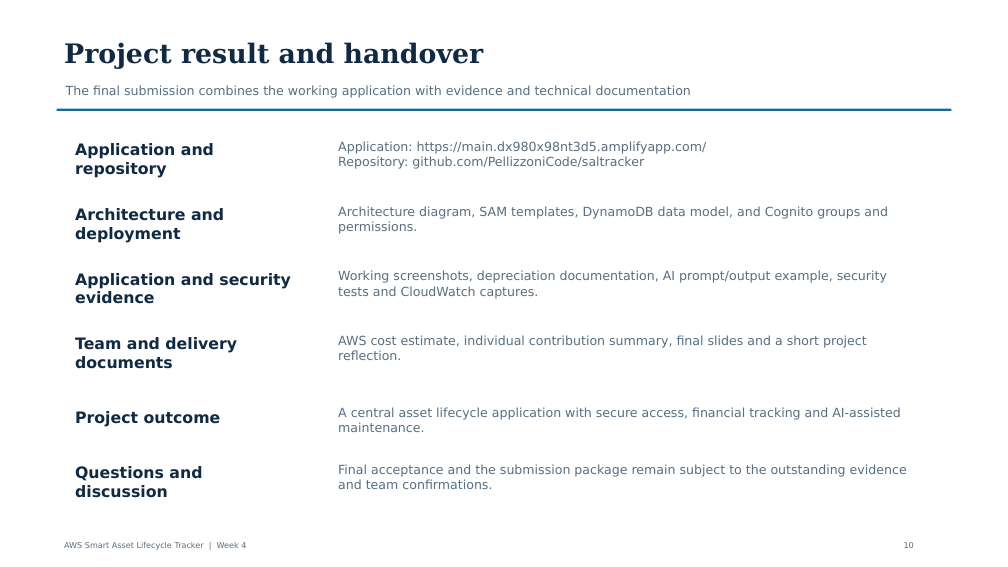
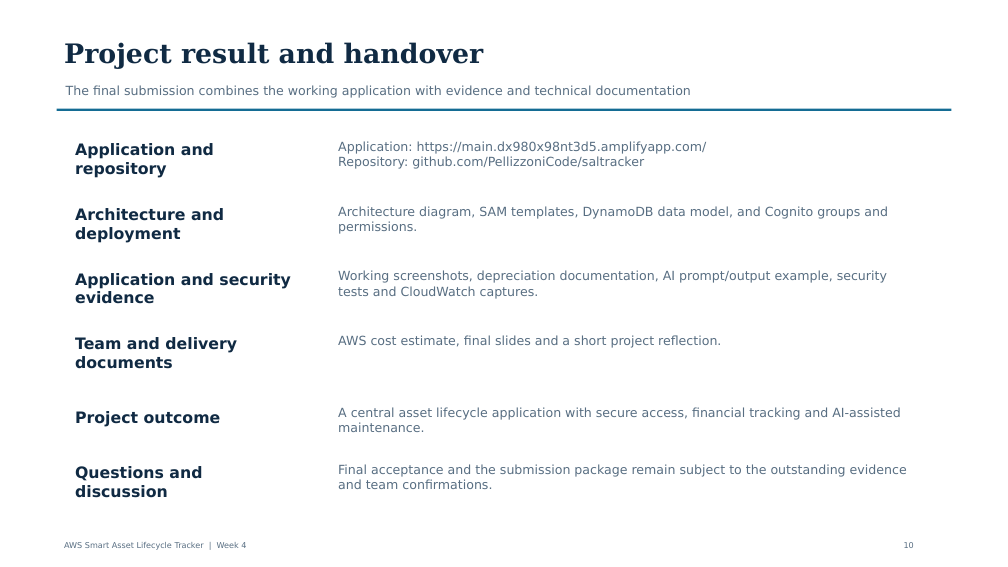
Before and after one commit to PellizzoniCode/saltracker, a slide deck: slide 10 of docs/delivery/Smart_Asset_Tracker_Week_4_Final_Presentation_Updated.pptx. Drawn at 1008x567 pixels with LibreOffice and Linux fonts; fonts in the diff are those of the drawing. Boxes give left, top, right and bottom in pixels: in the first picture for what was removed or moved away, otherwise in the second. Text is boxed around its words. In the diff, an @@ line names an element or a change of style, - is before the commit and + after.

Commit message:
docs: remove individual contributions from final presentation

```diff
--- a/docs/delivery/Smart_Asset_Tracker_Week_4_Final_Presentation_Updated.pptx
+++ b/docs/delivery/Smart_Asset_Tracker_Week_4_Final_Presentation_Updated.pptx
@@ text at [338,335,721,348]: text changed @@
-AWS cost estimate, individual contribution summary, final slides and a short project reflection.
+AWS cost estimate, final slides and a short project reflection.
```
Also in this commit, not shown: 1 other slide changed.
